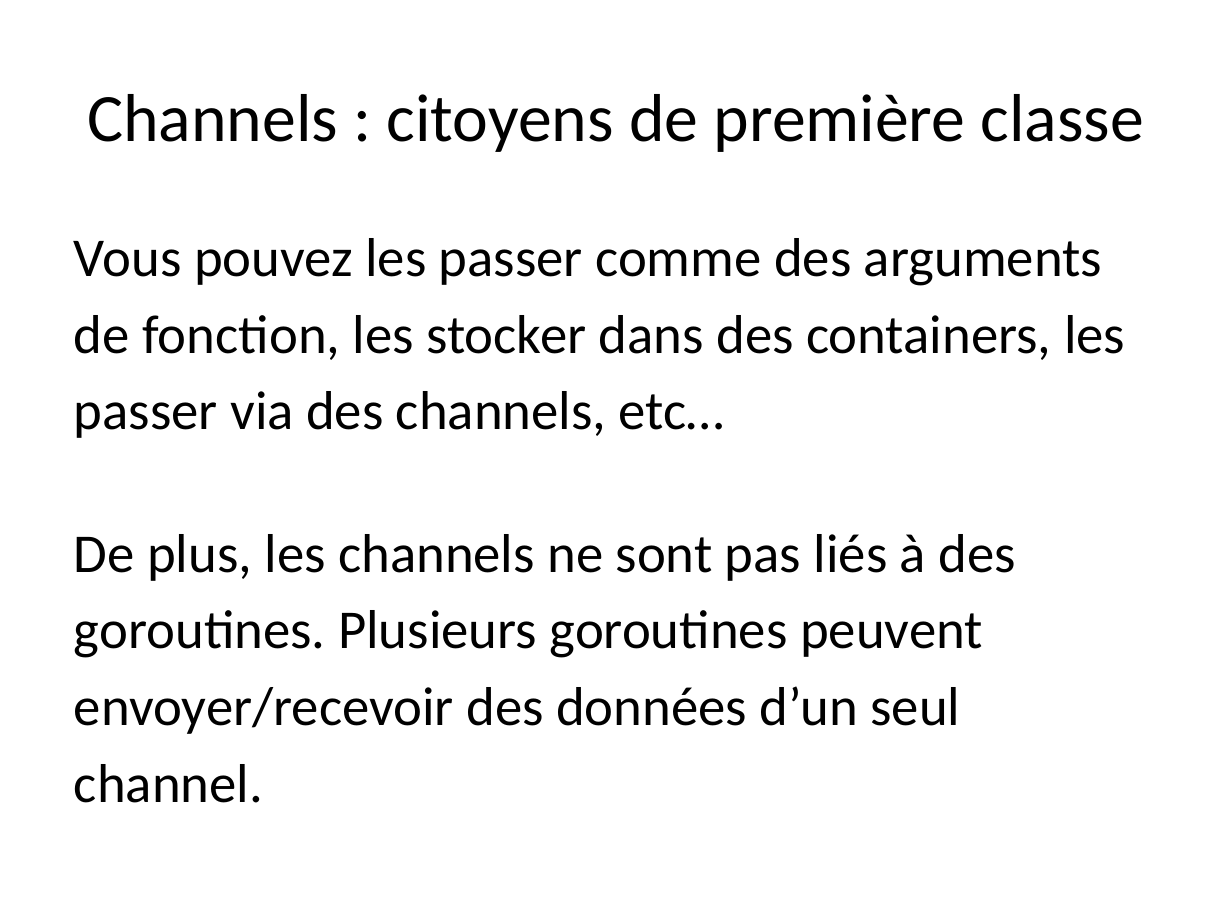
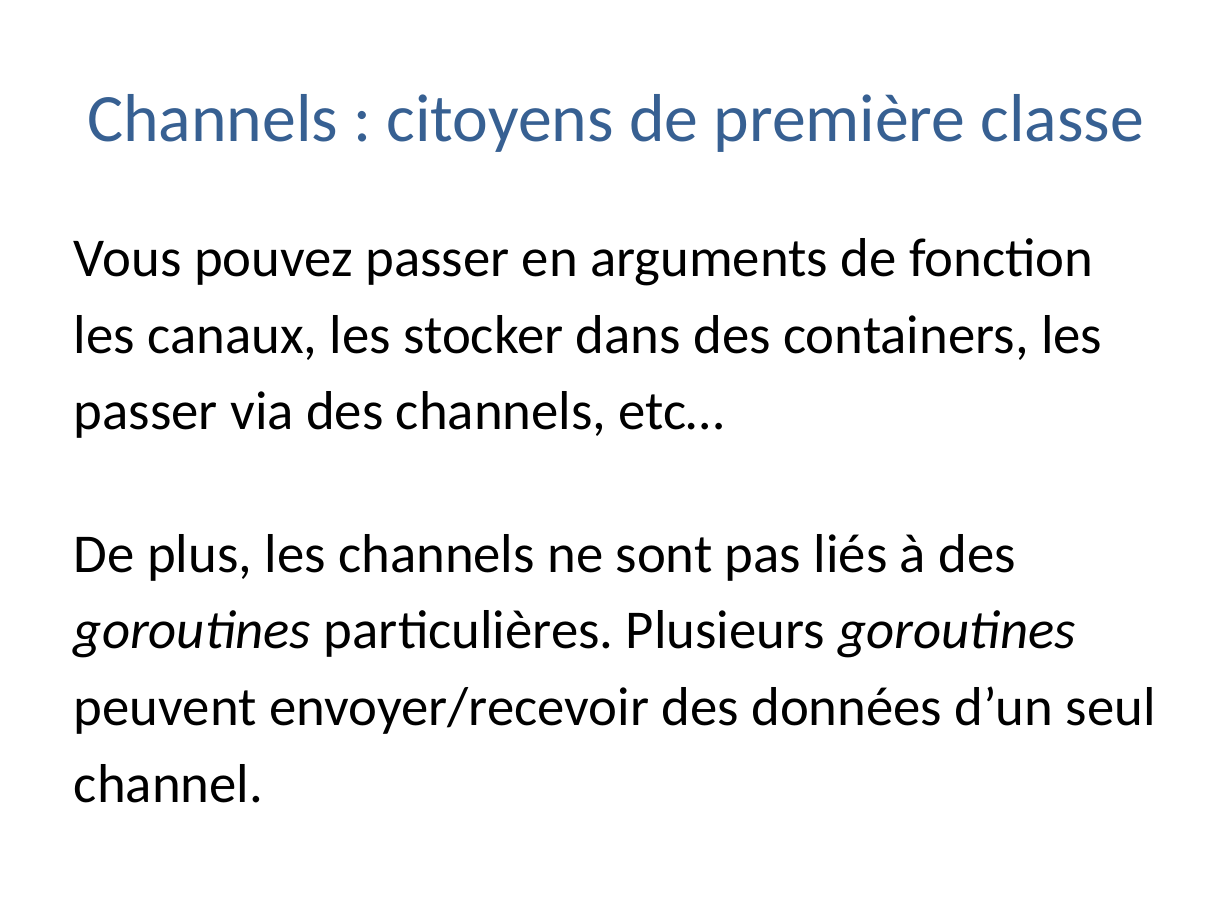
Before and after one commit to trash-anger/golang-france, a slide deck: slide 5 of Go-documentation/cours-general/Concurrence en go.pptx. Drawn at 1232x924 pixels with LibreOffice and Linux fonts; fonts in the diff are those of the drawing; background and template pictures are left out. Boxes give left, top, right and bottom in pixels: in the first picture for what was removed or moved away, otherwise in the second. Text is boxed around its words. In the diff, an @@ line names an element or a change of style, - is before the commit and + after.

```diff
--- a/Go-documentation/cours-general/Concurrence en go.pptx
+++ b/Go-documentation/cours-general/Concurrence en go.pptx
@@ title "Channels : citoyens de première ..." at bbox=[87, 94, 1144, 152]: text colour #000000 to #376092 @@
@@ text at bbox=[74, 238, 1102, 360]: text changed @@
-Vous pouvez les passer comme des arguments
-de fonction, les stocker dans des containers, les
+Vous pouvez passer en arguments de fonction
+les canaux, les stocker dans des containers, les
@@ text at bbox=[74, 610, 1156, 734]: text changed @@
-goroutines. Plusieurs goroutines peuvent
-envoyer/recevoir des données d’un seul
+goroutines particulières. Plusieurs goroutines
+peuvent envoyer/recevoir des données d’un seul
```
Also in this commit, not shown: 25 other slides changed, 2 other files.
